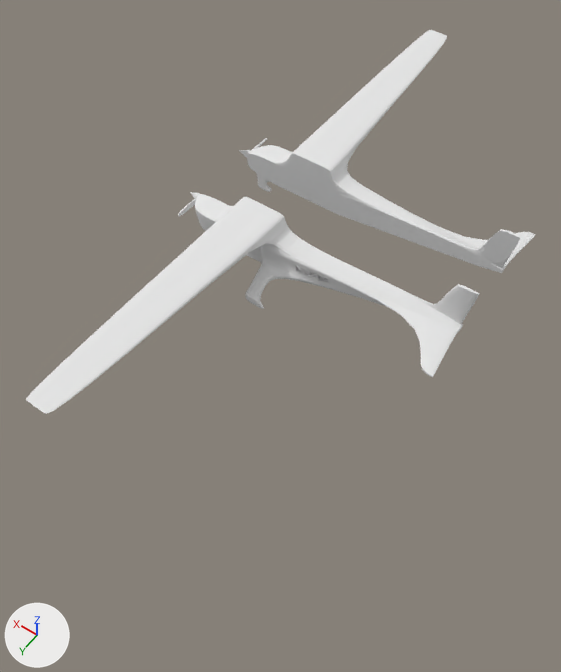
One commit to the Blender file skyhawk/skyhawk_v2.blend: the scene before it, then after it.
One viewpoint serves both versions: a 50 mm lens placed at (-140.0, 148.0, 178.0), pointed at (-42.0, 11.0, -37.0). Arrows for +X, +Y and +Z are at lower left; the lights stay in place.

In view in the first picture: 'body', 'body.001'.
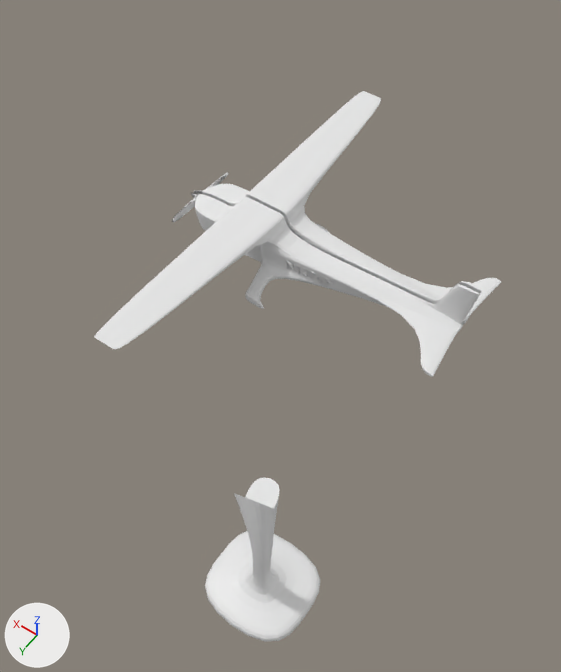
Where the change shows, as pixel boxes (x1, y1, x2, y2) in the pictures (561 x 672 px; the box of a moved part takes in the faces that stretch with it):
'body', reshaped (15% narrower, 17% shorter): before (26, 192, 480, 414); after (94, 193, 480, 377)
'body.001', reshaped, moved, turned, rescaled: before (240, 30, 535, 282); after (201, 91, 501, 324)
'Cube', added: after (205, 478, 320, 642)
'Textleft', added: after (287, 262, 333, 286)
'propleft', shown: after (179, 193, 200, 218)
'propright', shown: after (193, 173, 229, 194)
'Text', moved, turned, rescaled (not visible afterwards): before (300, 267, 329, 281)
part 1 of me_cube_001, moved or reshaped: before (326, 30, 447, 146); after (278, 91, 381, 188)
part 2 of me_cube_001, moved or reshaped: before (369, 189, 535, 268); after (323, 229, 501, 318)
part 4 of me_cube, moved or reshaped: before (26, 231, 247, 414); after (94, 221, 253, 349)
part 5 of me_cube, moved or reshaped: (293, 257, 460, 377) in both

Patch to the scene script:
```diff
--- a/skyhawk/skyhawk_v2.blend.py
+++ b/skyhawk/skyhawk_v2.blend.py
@@ me_cube_001 @@
 me_cube_001.from_pydata(...)  # 356 vertices, 354 faces; spans x -2.0..0.0, y 0.6..99.6, z -15.3..15.0
 # used by ob_body_001; location = (0.0, -25.3, 1.0); scale = (50.0, -1.0, 1.0)
-me_cube_001.vertices[69].co = (-2.0, 4.0, -0.3)
-me_cube_001.vertices[76].co = (-1.8, 4.1, -0.3)
-me_cube_001.vertices[80].co = (-2.0, 21.8, -0.7)
-me_cube_001.vertices[81].co = (-1.9, 21.8, -0.7)
-me_cube_001.vertices[234].co = (-0.4, 35.8, 6.5)
-me_cube_001.vertices[235].co = (-0.5, 35.8, 6.5)
-me_cube_001.vertices[236].co = (-0.4, 33.5, 6.5)
-me_cube_001.vertices[237].co = (-0.5, 33.5, 6.5)
+# me_cube_001 part 1: all 12 vertices in x -0.6..-0.4, y 99.6, z 7.3..8.2 are moved by (0.0, -26.5, 0.0)
+# me_cube_001 part 2
+me_cube_001.vertices[69].co = (-2.0, 4.0, -0.1)
+me_cube_001.vertices[76].co = (-1.8, 4.1, -0.1)
+me_cube_001.vertices[80].co = (-2.0, 21.8, -0.1)
+me_cube_001.vertices[81].co = (-1.9, 21.8, -0.1)
+# me_cube_001 part 3
+me_cube_001.vertices[234].co = (-0.4, 36.5, 6.7)
+me_cube_001.vertices[235].co = (-0.5, 36.5, 6.7)
+me_cube_001.vertices[236].co = (-0.4, 34.2, 6.6)
+me_cube_001.vertices[237].co = (-0.5, 34.2, 6.6)
 me_cube_001.materials.append(mat_material)
@@ me_cube @@
 me_cube.from_pydata(...)  # 356 vertices, 354 faces; spans x -2.0..0.0, y 0.6..99.6, z -15.3..15.0
 # used by ob_body; location = (0.0, 0.0, 1.0); scale = (50.0, 1.0, 1.0)
-me_cube.vertices[69].co = (-2.0, 4.0, -0.3)
-me_cube.vertices[76].co = (-1.8, 4.1, -0.3)
-me_cube.vertices[80].co = (-2.0, 21.8, -0.7)
-me_cube.vertices[81].co = (-1.9, 21.8, -0.7)
-me_cube.vertices[234].co = (-0.4, 35.8, 6.5)
-me_cube.vertices[235].co = (-0.5, 35.8, 6.5)
-me_cube.vertices[236].co = (-0.4, 33.5, 6.5)
-me_cube.vertices[237].co = (-0.5, 33.5, 6.5)
+# me_cube part 4: all 12 vertices in x -0.6..-0.4, y 99.6, z 7.3..8.2 are moved by (0.0, -26.5, 0.0)
+# me_cube part 5
+me_cube.vertices[69].co = (-2.0, 4.0, -0.1)
+me_cube.vertices[76].co = (-1.8, 4.1, -0.1)
+me_cube.vertices[80].co = (-2.0, 21.8, -0.1)
+me_cube.vertices[81].co = (-1.9, 21.8, -0.1)
+# me_cube part 6
+me_cube.vertices[234].co = (-0.4, 36.5, 6.7)
+me_cube.vertices[235].co = (-0.5, 36.5, 6.7)
+me_cube.vertices[236].co = (-0.4, 34.2, 6.6)
+me_cube.vertices[237].co = (-0.5, 34.2, 6.6)
 me_cube.materials.append(mat_material)
@@ ob_propright @@
 ob_propright = bpy.data.objects.new('propright', me_cone_001)
-ob_propright.location = (1.8, -27.0, -1.8)
-ob_propright.rotation_euler = (1.571, -1.571, 1.571)  # degrees (90, -90, 90)
+ob_propright.location = (1.6, -0.6, -1.8)
+ob_propright.rotation_euler = (-1.571, 4.72, -1.571)  # degrees (-90, 270, -90)
 ob_propright.scale = (1.81, 1.81, 1.81)
-ob_propright.hide_viewport = True
@@ ob_propleft @@
 ob_propleft.scale = (1.81, 1.81, 1.81)
-ob_propleft.hide_viewport = True
@@ ob_text @@
 ob_text = bpy.data.objects.new('Text', me_cutext)
-ob_text.location = (-45.8, 8.4, -2.8)
-ob_text.rotation_euler = (1.571, 0.0, 0.0915)  # degrees (90, 0, 5.2)
-ob_text.scale = (-5.11, 5.11, 5.11)
+ob_text.location = (-59.6, -6.9, -3.6)
+ob_text.rotation_euler = (1.571, 0.0, 3.06)  # degrees (90, 0, 175)
+ob_text.scale = (-7.34, 7.34, 15.6)
@@ ob_body_001 @@
 ob_body_001 = bpy.data.objects.new('body.001', me_cube_001)
-ob_body_001.location = (0.0, -25.3, 1.0)
+ob_body_001.location = (0.0, 0.0, 1.0)
 ob_body_001.scale = (50.0, -1.0, 1.0)
@@ ob_cube @@
+ob_cube = bpy.data.objects.new('Cube', me_cube_002)  # 36 vertices, 34 faces; spans x -1.0..1.0, y -1.0..1.0, z -32.4..1.0; modifiers SUBSURF
+ob_cube.location = (-82.1, 77.4, -65.0)
+ob_cube.scale = (16.9, 16.9, -1.8)
@@ ob_textleft @@
+ob_textleft = bpy.data.objects.new('Textleft', me_cutext)
+ob_textleft.location = (-42.3, 8.3, -3.6)
+ob_textleft.rotation_euler = (1.571, 0.0, 0.0945)  # degrees (90, 0, 5.4)
+ob_textleft.scale = (-7.34, 7.34, 15.6)
```
